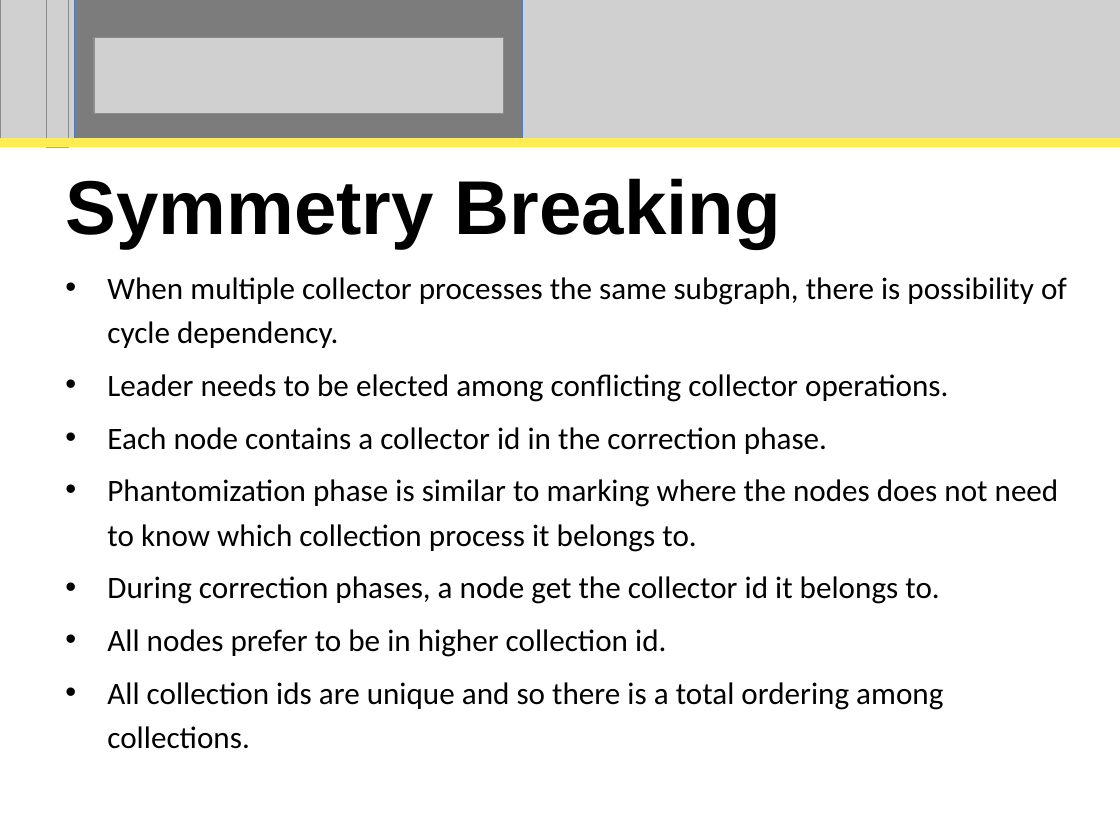
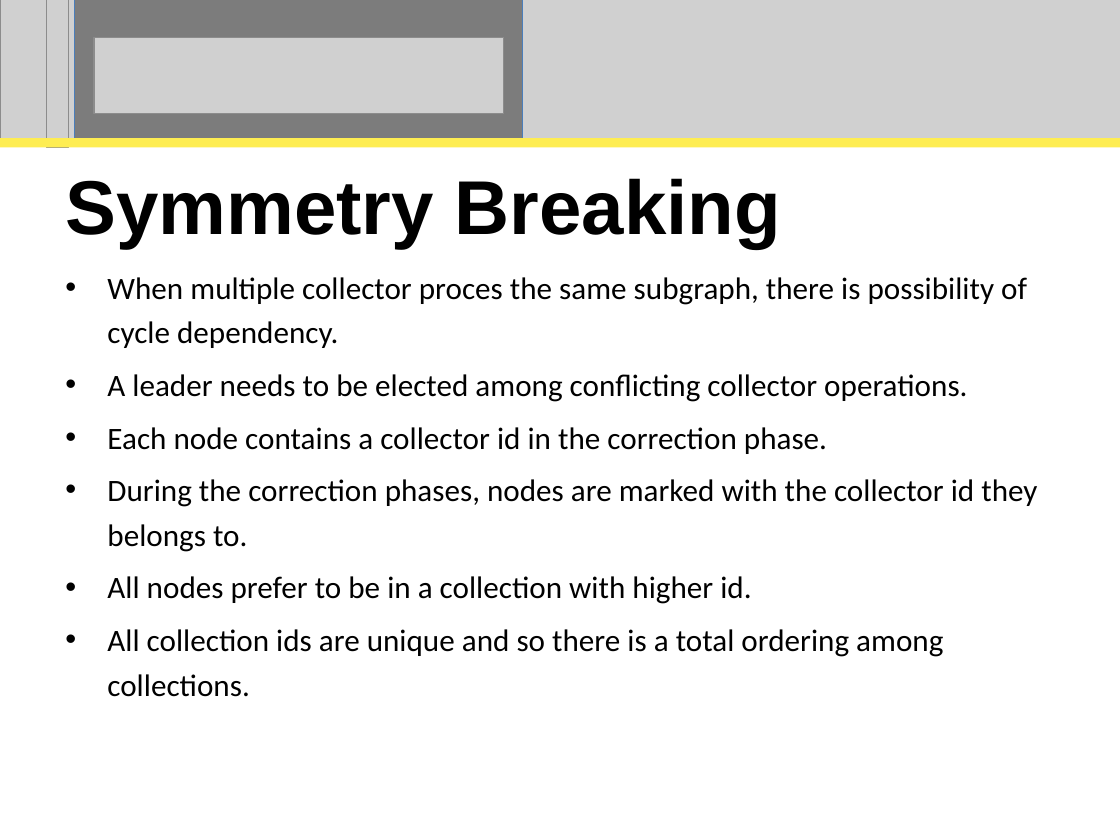
Before and after one commit to perpetualcoder/thesis, a slide deck: slide 69 of thesisppt/defense.ppt. Drawn at 1120x840 pixels with LibreOffice and Linux fonts; fonts in the diff are those of the drawing; grey boxes stand for pictures. Boxes give left, top, right and bottom in pixels: in the first picture for what was removed or moved away, otherwise in the second. Text is boxed around its words. In the diff, an @@ line names an element or a change of style, - is before the commit and + after.

```diff
--- a/thesisppt/defense.ppt
+++ b/thesisppt/defense.ppt
@@ subtitle at (x1=107, y1=277, x2=1027, y2=402): text changed @@
-• When multiple collector processes the same subgraph, there is possibility of cycle dependency.
-• Leader needs to be elected among conflicting collector operations.
+• When multiple collector proces the same subgraph, there is possibility of cycle dependency.
+• A leader needs to be elected among conflicting collector operations.
@@ subtitle at (x1=107, y1=479, x2=1037, y2=604): text changed @@
-• Phantomization phase is similar to marking where the nodes does not need to know which collection process it belongs to.
-• During correction phases, a node get the collector id it belongs to.
-• All nodes prefer to be in higher collection id.
+• During the correction phases, nodes are marked with the collector id they belongs to.
+• All nodes prefer to be in a collection with higher id.
```
Also in this commit, not shown: 26 other slides changed, 1 other file.
